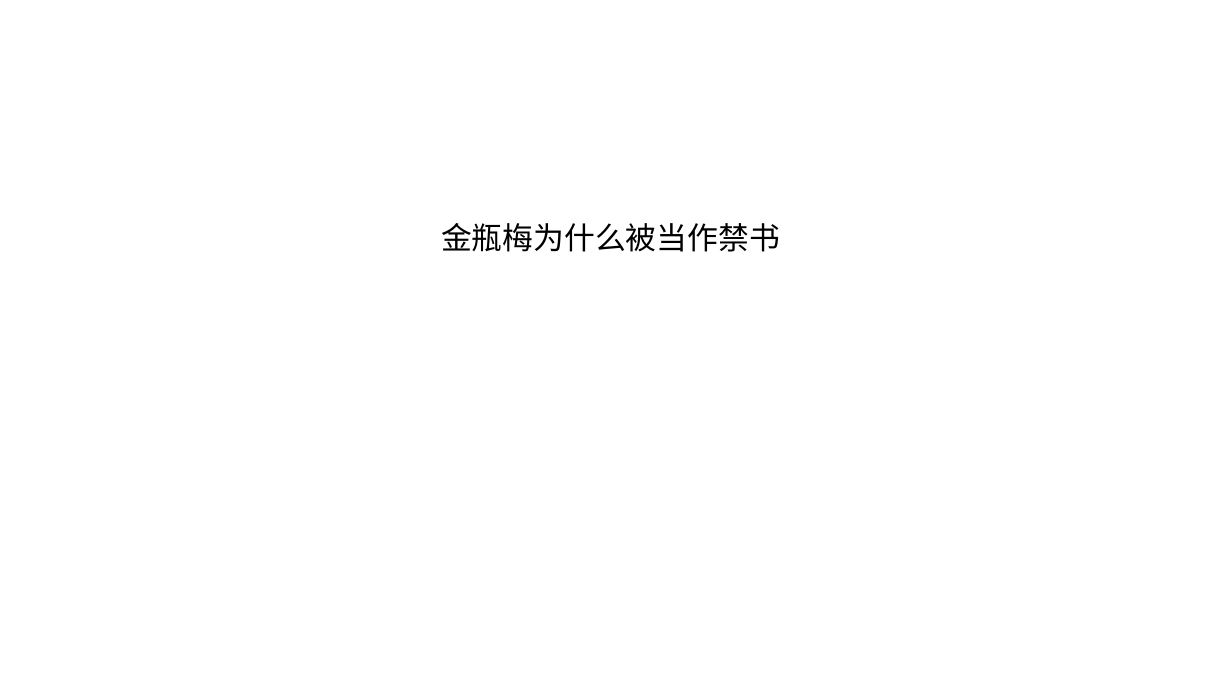
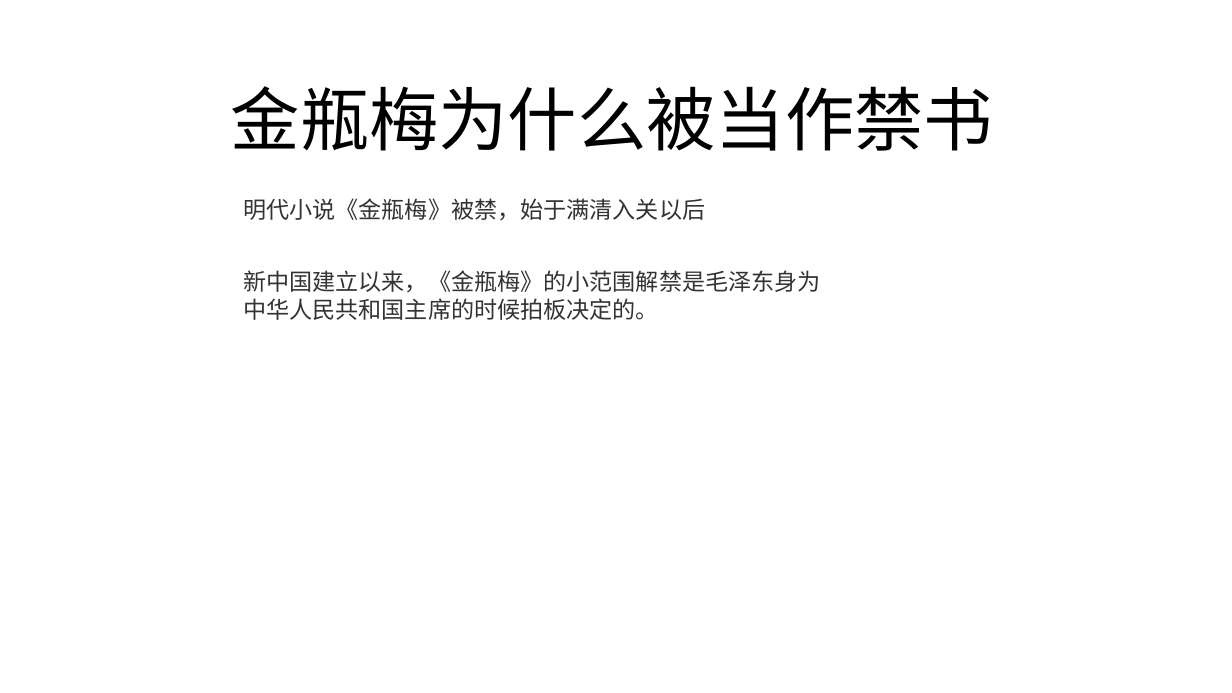
Before and after one commit to FredJiangFei/MyDocuments, a slide deck: slide 2 of ming.pptx (slide 3 before the commit). Drawn at 1232x693 pixels with LibreOffice and Linux fonts; fonts in the diff are those of the drawing. Boxes give left, top, right and bottom in pixels: in the first picture for what was removed or moved away, otherwise in the second. Text is boxed around its words. In the diff, an @@ line names an element or a change of style, - is before the commit and + after.

```diff
--- a/ming.pptx
+++ b/ming.pptx
@@ subtitle "金瓶梅为什么被当作禁书" moved from (x1=441, y1=223, x2=780, y2=252) to (x1=231, y1=86, x2=993, y2=151) @@
@@ subtitle "金瓶梅为什么被当作禁书" at (x1=231, y1=86, x2=993, y2=151): size 24 to 54 pt @@
@@ text added at (x1=243, y1=198, x2=705, y2=220), 18 pt, text #333333 @@
+明代小说《金瓶梅》被禁，始于满清入关以后
@@ text added at (x1=243, y1=270, x2=820, y2=320), 18 pt, text #333333 @@
+新中国建立以来，《金瓶梅》的小范围解禁是毛泽东身为中华人民共和国主席的时候拍板决定的。
```
Also in this commit, not shown: 7 other slides changed, 1 slide added, 3 slides removed.
